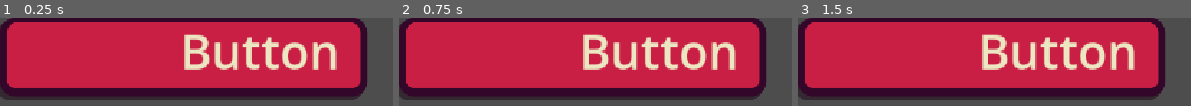
Above: before the commit, frames 1-3 (left to right).
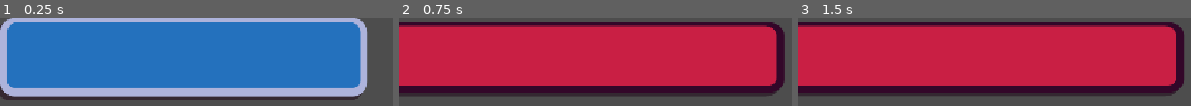
Above: after the commit, the same moments.

Repository: audsgegelods/ballarena
Game: Godot game, scene res://submodules/Auby-s-UI-Library/Scenes/main_menu_button.tscn
Two runs of this game, one before a commit and one after it. Both use one fixed random seed, a clock stepped at 60 frames per second and the inputs below. Before the commit the project has no main scene; this scene is started directly in both runs.
Inputs (mouse positions are in pixels of both pictures, inside the frame that each line leads up to):
- Up to frame 1 (0.25 s): no input
- Up to frame 2 (0.75 s): click (583, 57) at 0.5 s
- Up to frame 3 (1.5 s): click (982, 57) at 1.25 s

The runs differ from the first frame. In frame 1, 84% of the frame differs, in the area x 0-94%, y 0-90%; in frame 2, 32%; in frame 3, 32%.

Commit message:
Created global SceneManager.tscn     - also made simple wipe transition from main menu to another scene

Diff:
--- a/project.godot
+++ b/project.godot
@@ -11,8 +11,13 @@
 [application]
 
 config/name="L-Drago"
+run/main_scene="uid://cro7134fxqto8"
 config/features=PackedStringArray("4.7", "Forward Plus")
 config/icon="res://icon.svg"
+
+[autoload]
+
+SceneManager="*uid://cq6bcxp8dpx7q"
 
 [display]
 
--- /dev/null
+++ b/scenes/SceneManager.tscn
@@ -0,0 +1,9 @@
+[gd_scene format=3 uid="uid://cq6bcxp8dpx7q"]
+
+[ext_resource type="Script" uid="uid://dx80iogb62whf" path="res://scripts/globals/SceneManager.gd" id="1_efx10"]
+[ext_resource type="PackedScene" uid="uid://68pb24u0c7w2" path="res://scenes/menus/scene_transition.tscn" id="2_k8poj"]
+
+[node name="SceneManager" type="Node" unique_id=203648235]
+script = ExtResource("1_efx10")
+
+[node name="SceneTransition" parent="." unique_id=622724887 instance=ExtResource("2_k8poj")]
--- /dev/null
+++ b/scenes/main.tscn
@@ -0,0 +1,10 @@
+[gd_scene format=3 uid="uid://ds0atue7cmr60"]
+
+[node name="main" type="Node" unique_id=175430429]
+
+[node name="Label" type="Label" parent="." unique_id=1577861955]
+offset_left = 530.0
+offset_top = 237.0
+offset_right = 814.0
+offset_bottom = 388.0
+text = "this is the main scene"
--- a/scenes/menus/main_menu.tscn
+++ b/scenes/menus/main_menu.tscn
@@ -1,4 +1,8 @@
 [gd_scene format=3 uid="uid://cro7134fxqto8"]
+
+[ext_resource type="Script" uid="uid://8mhh6dhss00f" path="res://scripts/ui/main_menu.gd" id="1_ovrgc"]
+[ext_resource type="PackedScene" uid="uid://kfm56ku6yms5" path="res://scenes/menus/menu-btn.tscn" id="1_xqga4"]
+[ext_resource type="PackedScene" uid="uid://68pb24u0c7w2" path="res://scenes/menus/scene_transition.tscn" id="3_2o76q"]
 
 [node name="MainMenu" type="Control" unique_id=1190517731]
 layout_mode = 3
@@ -7,3 +11,42 @@
 anchor_bottom = 1.0
 grow_horizontal = 2
 grow_vertical = 2
+script = ExtResource("1_ovrgc")
+
+[node name="VBoxContainer" type="VBoxContainer" parent="." unique_id=183353919]
+layout_mode = 1
+anchors_preset = 4
+anchor_top = 0.5
+anchor_bottom = 0.5
+offset_left = 124.0
+offset_top = -56.0
+offset_right = 556.0
+offset_bottom = 278.0
+grow_vertical = 2
+theme_override_constants/separation = 31
+alignment = 1
+
+[node name="PlayBtn" parent="VBoxContainer" unique_id=88259072 instance=ExtResource("1_xqga4")]
+unique_name_in_owner = true
+layout_mode = 2
+theme_override_font_sizes/font_size = 40
+text = "Play
+"
+
+[node name="SettingsBtn" parent="VBoxContainer" unique_id=655361074 instance=ExtResource("1_xqga4")]
+unique_name_in_owner = true
+layout_mode = 2
+theme_override_font_sizes/font_size = 40
+text = "Settings"
+
+[node name="QuitBtn" parent="VBoxContainer" unique_id=845152564 instance=ExtResource("1_xqga4")]
+unique_name_in_owner = true
+layout_mode = 2
+theme_override_font_sizes/font_size = 40
+text = "Quit"
+
+[node name="SceneTransition" parent="." unique_id=622724887 instance=ExtResource("3_2o76q")]
+
+[connection signal="pressed" from="VBoxContainer/PlayBtn" to="." method="_on_play_btn_pressed"]
+[connection signal="pressed" from="VBoxContainer/SettingsBtn" to="." method="_on_settings_btn_pressed"]
+[connection signal="pressed" from="VBoxContainer/QuitBtn" to="." method="_on_quit_btn_pressed"]
--- /dev/null
+++ b/scenes/menus/menu-btn.tscn
@@ -0,0 +1,11 @@
+[gd_scene format=3 uid="uid://kfm56ku6yms5"]
+
+[ext_resource type="Theme" uid="uid://d0j2f3ohxwe7v" path="res://submodules/Auby-s-UI-Library/UI/Themes/button-theme.tres" id="1_oqjy1"]
+[ext_resource type="Script" uid="uid://6fsxublbbutp" path="res://scripts/ui/main_menu_btn.gd" id="2_l2tvr"]
+
+[node name="Main Menu Button" type="Button" unique_id=88259072]
+offset_right = 529.0
+offset_bottom = 113.0
+pivot_offset = Vector2(264.5, 56.5)
+theme = ExtResource("1_oqjy1")
+script = ExtResource("2_l2tvr")
--- /dev/null
+++ b/scenes/menus/scene_transition.tscn
@@ -0,0 +1,72 @@
+[gd_scene format=3 uid="uid://68pb24u0c7w2"]
+
+[ext_resource type="Script" uid="uid://n5k44x0gok2h" path="res://scripts/ui/scene_transition.gd" id="1_3bgq8"]
+
+[sub_resource type="Animation" id="Animation_3bgq8"]
+length = 0.001
+tracks/0/type = "value"
+tracks/0/imported = false
+tracks/0/enabled = true
+tracks/0/path = NodePath("ColorRect:position")
+tracks/0/interp = 1
+tracks/0/loop_wrap = true
+tracks/0/keys = {
+"times": PackedFloat32Array(0),
+"transitions": PackedFloat32Array(1),
+"update": 0,
+"values": [Vector2(0, 648)]
+}
+
+[sub_resource type="Animation" id="Animation_aruo5"]
+resource_name = "wipe"
+length = 0.33333334
+tracks/0/type = "value"
+tracks/0/imported = false
+tracks/0/enabled = true
+tracks/0/path = NodePath("ColorRect:position")
+tracks/0/interp = 1
+tracks/0/loop_wrap = true
+tracks/0/keys = {
+"times": PackedFloat32Array(0, 0.33333334),
+"transitions": PackedFloat32Array(1, 1),
+"update": 0,
+"values": [Vector2(0, 648), Vector2(0, 0)]
+}
+
+[sub_resource type="Animation" id="Animation_sromv"]
+resource_name = "wipe_enter_2"
+length = 0.33333334
+tracks/0/type = "value"
+tracks/0/imported = false
+tracks/0/enabled = true
+tracks/0/path = NodePath("ColorRect:position")
+tracks/0/interp = 1
+tracks/0/loop_wrap = true
+tracks/0/keys = {
+"times": PackedFloat32Array(0, 0.33333334),
+"transitions": PackedFloat32Array(1, 1),
+"update": 0,
+"values": [Vector2(0, 0), Vector2(0, -648)]
+}
+
+[sub_resource type="AnimationLibrary" id="AnimationLibrary_3bgq8"]
+_data = {
+&"RESET": SubResource("Animation_3bgq8"),
+&"wipe_enter": SubResource("Animation_aruo5"),
+&"wipe_exit": SubResource("Animation_sromv")
+}
+
+[node name="scene-transition" type="CanvasLayer" unique_id=622724887]
+script = ExtResource("1_3bgq8")
+
+[node name="ColorRect" type="ColorRect" parent="." unique_id=874457066]
+anchors_preset = 15
+anchor_right = 1.0
+anchor_bottom = 1.0
+offset_top = 648.0
+offset_bottom = 648.001
+grow_horizontal = 2
+grow_vertical = 2
+
+[node name="AnimationPlayer" type="AnimationPlayer" parent="." unique_id=2081527556]
+libraries/ = SubResource("AnimationLibrary_3bgq8")
--- /dev/null
+++ b/scenes/test.tscn
@@ -0,0 +1,10 @@
+[gd_scene format=3 uid="uid://bf3quspbqdr1j"]
+
+[ext_resource type="PackedScene" uid="uid://ds0atue7cmr60" path="res://scenes/main.tscn" id="1_bl13t"]
+[ext_resource type="PackedScene" uid="uid://cro7134fxqto8" path="res://scenes/menus/main_menu.tscn" id="2_iyx0m"]
+
+[node name="test" type="Node" unique_id=701967843]
+
+[node name="main" parent="." unique_id=175430429 instance=ExtResource("1_bl13t")]
+
+[node name="MainMenu" parent="." unique_id=1190517731 instance=ExtResource("2_iyx0m")]
--- /dev/null
+++ b/scripts/globals/SceneManager.gd
@@ -0,0 +1,6 @@
+extends Node
+
+func transition_to_game():
+	$SceneTransition.wipe_transition()
+	await $SceneTransition.wipe_transition_entered
+	get_tree().change_scene_to_file("res://scenes/main.tscn")
--- /dev/null
+++ b/scripts/ui/main_menu.gd
@@ -0,0 +1,21 @@
+extends Control
+
+signal play_game
+@onready var anim_player: AnimationPlayer = $SceneTransition.anim_player
+
+func _on_play_btn_pressed():
+	#transition_to_game()
+	$"/root/SceneManager".transition_to_game()
+
+
+func _on_settings_btn_pressed():
+	pass # Replace with function body.
+
+
+func _on_quit_btn_pressed():
+	pass # Replace with function body.
+
+func transition_to_game():
+	$"SceneTransition".wipe_transition()
+	await $SceneTransition.wipe_transition_entered
+	get_tree().change_scene_to_file("res://scenes/main.tscn")
--- /dev/null
+++ b/scripts/ui/main_menu_btn.gd
@@ -0,0 +1,33 @@
+extends Button
+
+@export var content: String = ""
+var tween
+
+func _ready():
+	tween = get_tree().create_tween()
+
+func _process(delta):
+	if is_hovered():
+		hover_anim()
+	else:
+		unhover_anim()
+
+func hover_anim() -> void:
+	if disabled: return
+
+	if tween and tween.is_running():
+		tween.kill()
+
+	tween = create_tween().set_ease(Tween.EASE_OUT).set_trans(Tween.TRANS_BACK)
+	tween.parallel().tween_property($".", "scale:x", 1.10, 0.3)
+	tween.parallel().tween_property($".", "scale:y", 0.90, 0.3)
+
+func unhover_anim() -> void:
+	if disabled: return
+
+	if tween and tween.is_running():
+		tween.kill()
+
+	tween = create_tween().set_ease(Tween.EASE_OUT).set_trans(Tween.TRANS_BACK)
+	tween.parallel().tween_property(self, "scale:x", 1, 0.3)
+	tween.parallel().tween_property(self, "scale:y", 1, 0.3)
--- /dev/null
+++ b/scripts/ui/scene_transition.gd
@@ -0,0 +1,17 @@
+extends CanvasLayer
+
+@onready var anim_player: AnimationPlayer = $AnimationPlayer
+
+signal wipe_transition_entered
+signal wipe_transition_exited
+
+func wipe_transition() -> void:
+	anim_player.play("wipe_enter")
+	await anim_player.animation_finished
+	print("SceneTransition: entered wipe animation")
+	wipe_transition_entered.emit()
+
+	anim_player.play("wipe_exit")
+	await anim_player.animation_finished
+	print("SceneTransition: exited wipe animation")
+	wipe_transition_exited.emit()
--- a/submodules/Auby-s-UI-Library/Scenes/main_menu_button.tscn
+++ b/submodules/Auby-s-UI-Library/Scenes/main_menu_button.tscn
@@ -1,7 +1,7 @@
 [gd_scene format=3 uid="uid://dhnl2qlq33cb3"]
 
-[ext_resource type="Theme" uid="uid://d0j2f3ohxwe7v" path="res://UI/Themes/button-theme.tres" id="1_ah3is"]
-[ext_resource type="Script" uid="uid://ctu433vqfp5jq" path="res://Scripts/main_menu_button.gd" id="2_gyuyx"]
+[ext_resource type="Theme" uid="uid://d0j2f3ohxwe7v" path="res://submodules/Auby-s-UI-Library/UI/Themes/button-theme.tres" id="1_ah3is"]
+[ext_resource type="Script" uid="uid://ctu433vqfp5jq" path="res://submodules/Auby-s-UI-Library/Scripts/main_menu_button.gd" id="2_gyuyx"]
 
 [sub_resource type="FontVariation" id="FontVariation_0vvm8"]
 
--- a/submodules/Auby-s-UI-Library/UI/Themes/button-theme.tres
+++ b/submodules/Auby-s-UI-Library/UI/Themes/button-theme.tres
@@ -16,12 +16,12 @@
 shadow_offset = Vector2(-5, 5)
 
 [sub_resource type="StyleBoxFlat" id="StyleBoxFlat_07i8r"]
-bg_color = Color(0.7882353, 0.12156863, 0.26666668, 1)
+bg_color = Color(0.1400016, 0.44421655, 0.7411175, 1)
 border_width_left = 10
 border_width_top = 6
 border_width_right = 10
 border_width_bottom = 12
-border_color = Color(0.2, 0.029999996, 0.16033329, 1)
+border_color = Color(0.6794, 0.70348, 0.86, 1)
 corner_radius_top_left = 20
 corner_radius_top_right = 20
 corner_radius_bottom_right = 20
Not shown, added: scripts/globals/SceneManager.gd.uid
Not shown, added: scripts/ui/main_menu.gd.uid
Not shown, added: scripts/ui/main_menu_btn.gd.uid
Not shown, added: scripts/ui/scene_transition.gd.uid
